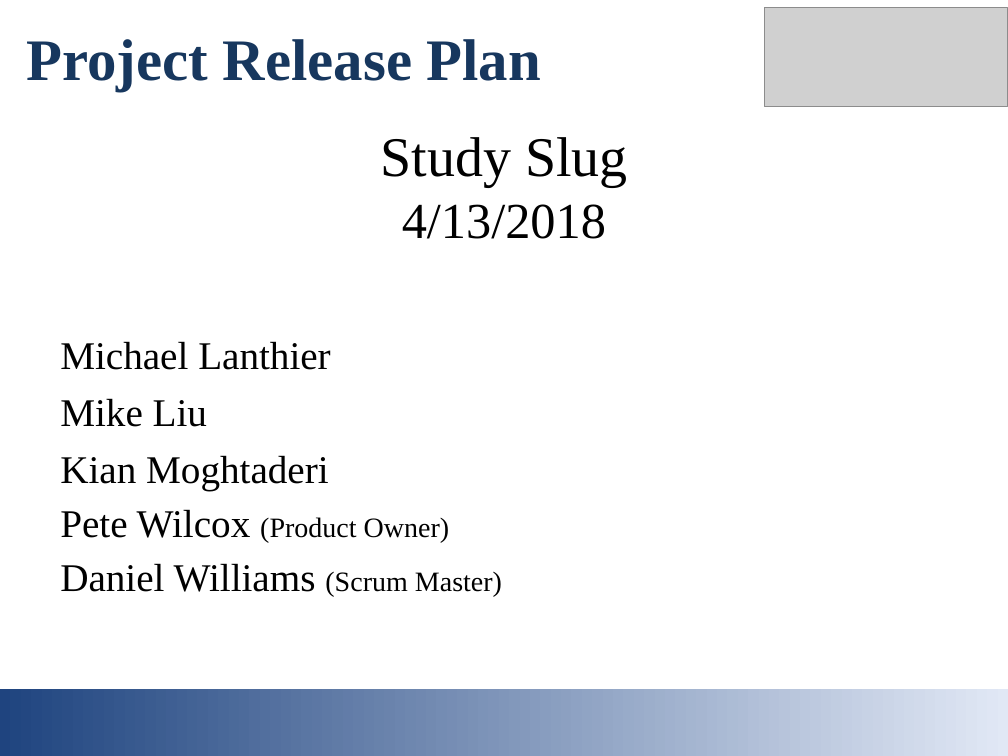
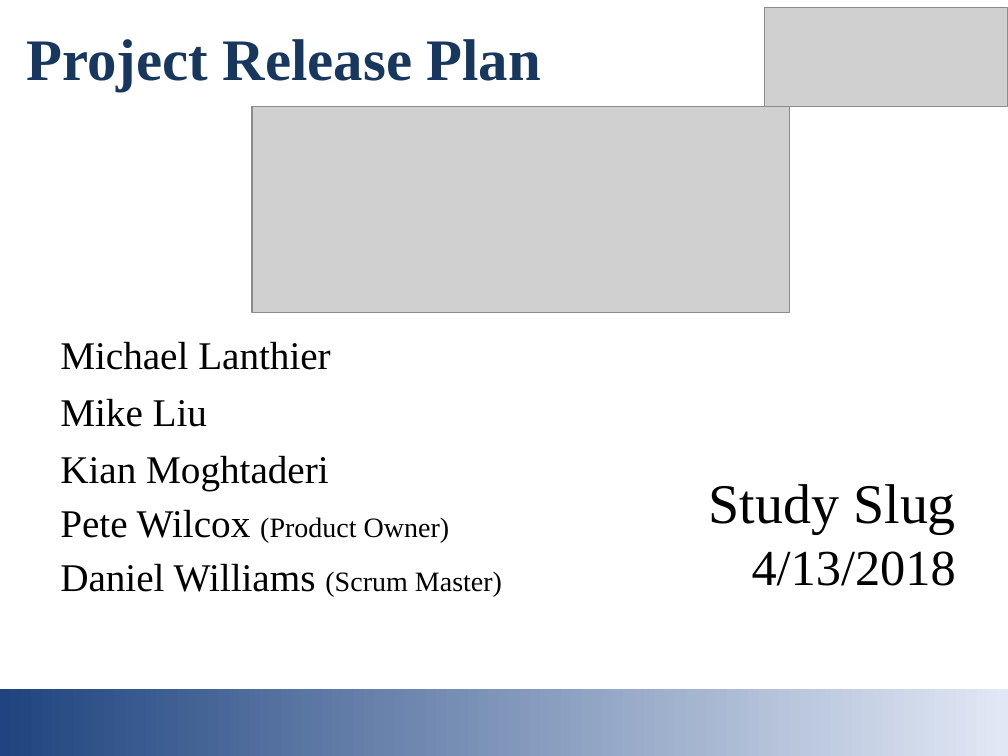
Before and after one commit to mmaall/StudySlug, a slide deck: slide 1 of documentation/studyslug_intro_slides.ppt. Drawn at 1008x756 pixels with LibreOffice and Linux fonts; fonts in the diff are those of the drawing; grey boxes stand for pictures. Boxes give left, top, right and bottom in pixels: in the first picture for what was removed or moved away, otherwise in the second. Text is boxed around its words. In the diff, an @@ line names an element or a change of style, - is before the commit and + after.

```diff
--- a/documentation/studyslug_intro_slides.ppt
+++ b/documentation/studyslug_intro_slides.ppt
@@ picture added at (252, 107, 789, 312) @@
@@ title "Study Slug 4/13/2018": place and size @@
-title "Study Slug 4/13/2018" at (380, 137, 628, 239)
+title "Study Slug 4/13/2018" at (709, 484, 956, 586)
@@ title "Study Slug 4/13/2018" at (709, 484, 956, 586): alignment centre to right @@
```
Also in this commit, not shown: 7 other slides changed, 1 other file.
